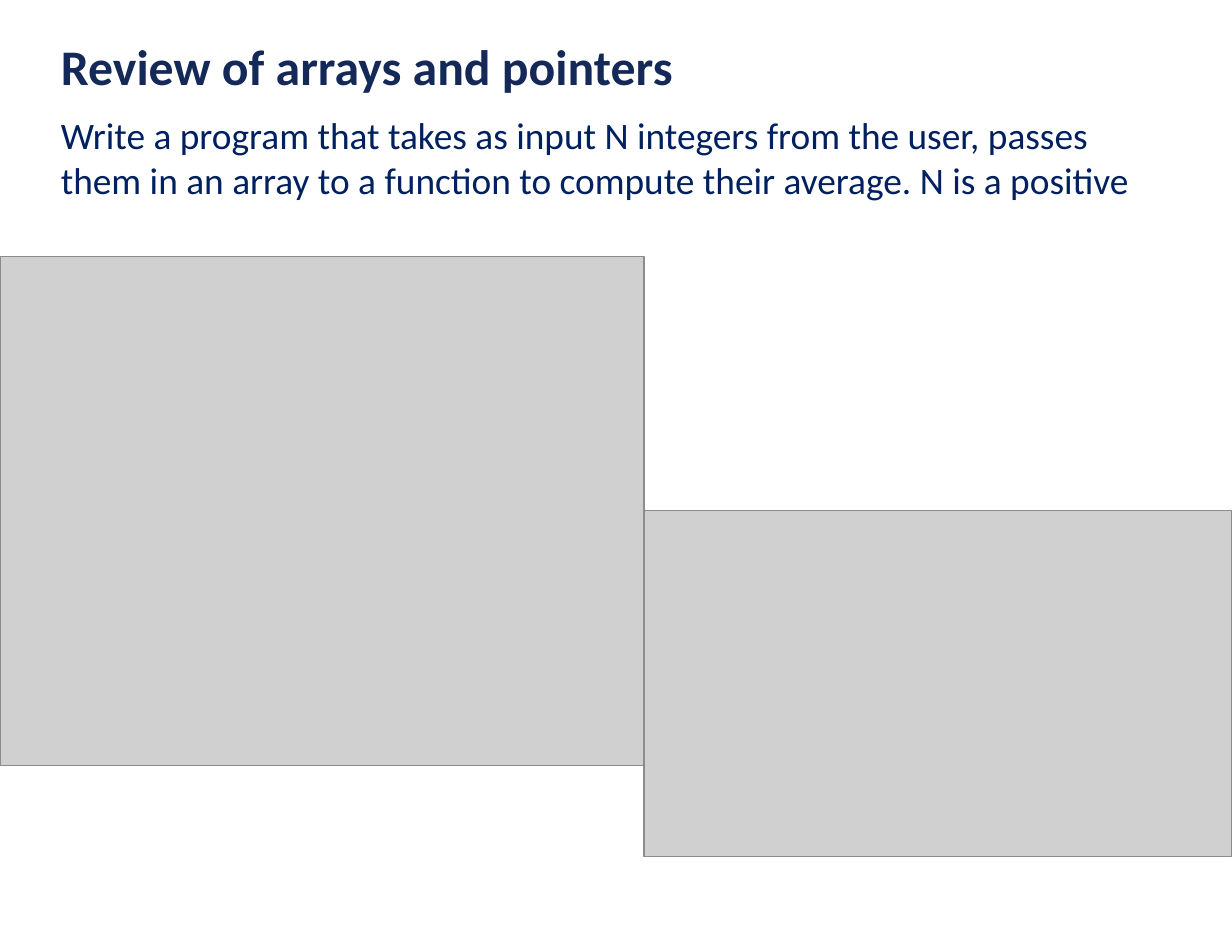
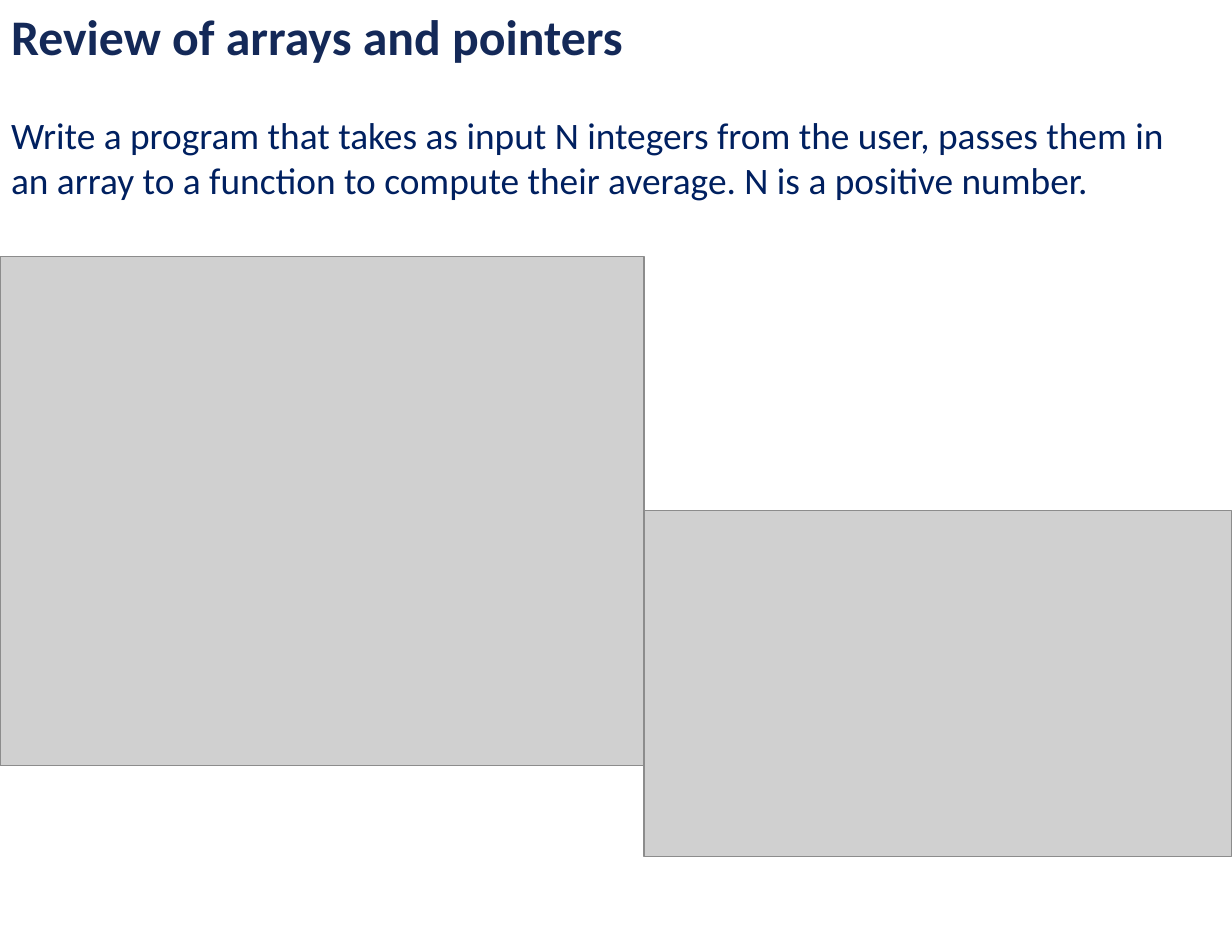
Before and after one commit to ubhowmik/ECE220, a slide deck: slide 4 of Lecture#12/Lecture_12.pptx. Drawn at 1232x952 pixels with LibreOffice and Linux fonts; fonts in the diff are those of the drawing; grey boxes stand for pictures; background and template pictures are left out. Boxes give left, top, right and bottom in pixels: in the first picture for what was removed or moved away, otherwise in the second. Text is boxed around its words. In the diff, an @@ line names an element or a change of style, - is before the commit and + after.

```diff
--- a/Lecture#12/Lecture_12.pptx
+++ b/Lecture#12/Lecture_12.pptx
@@ text "Review of arrays and pointers": place and size @@
-text "Review of arrays and pointers" at [61, 50, 673, 93]
+text "Review of arrays and pointers" at [11, 20, 623, 63]
@@ text at [11, 123, 1163, 201]: text changed @@
-Write a program that takes as input N integers from the user, passes them in an array to a function to compute their average. N is a positive
+Write a program that takes as input N integers from the user, passes them in an array to a function to compute their average. N is a positive number.
```
Also in this commit, not shown: 1 slide added.
